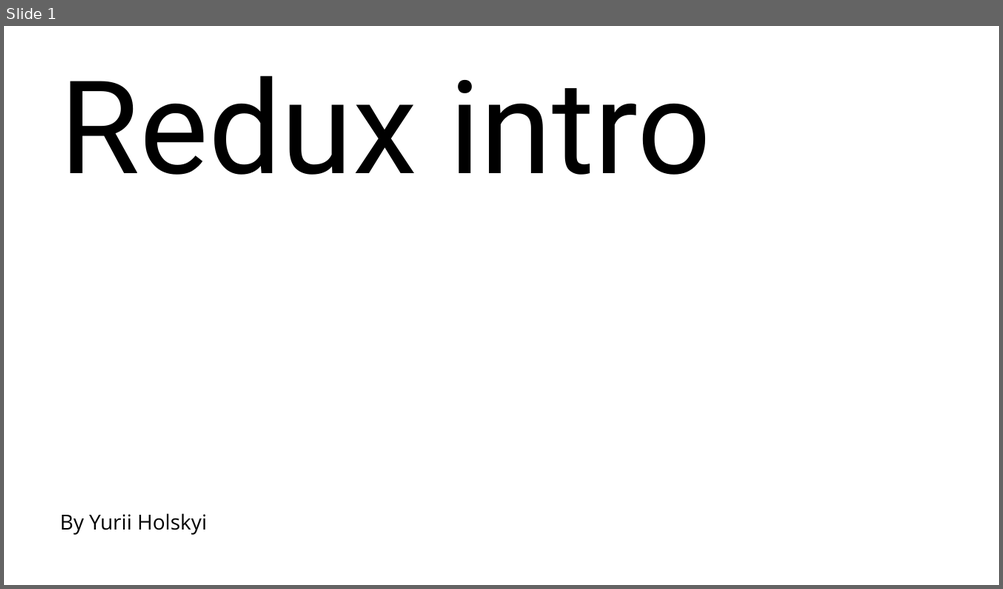
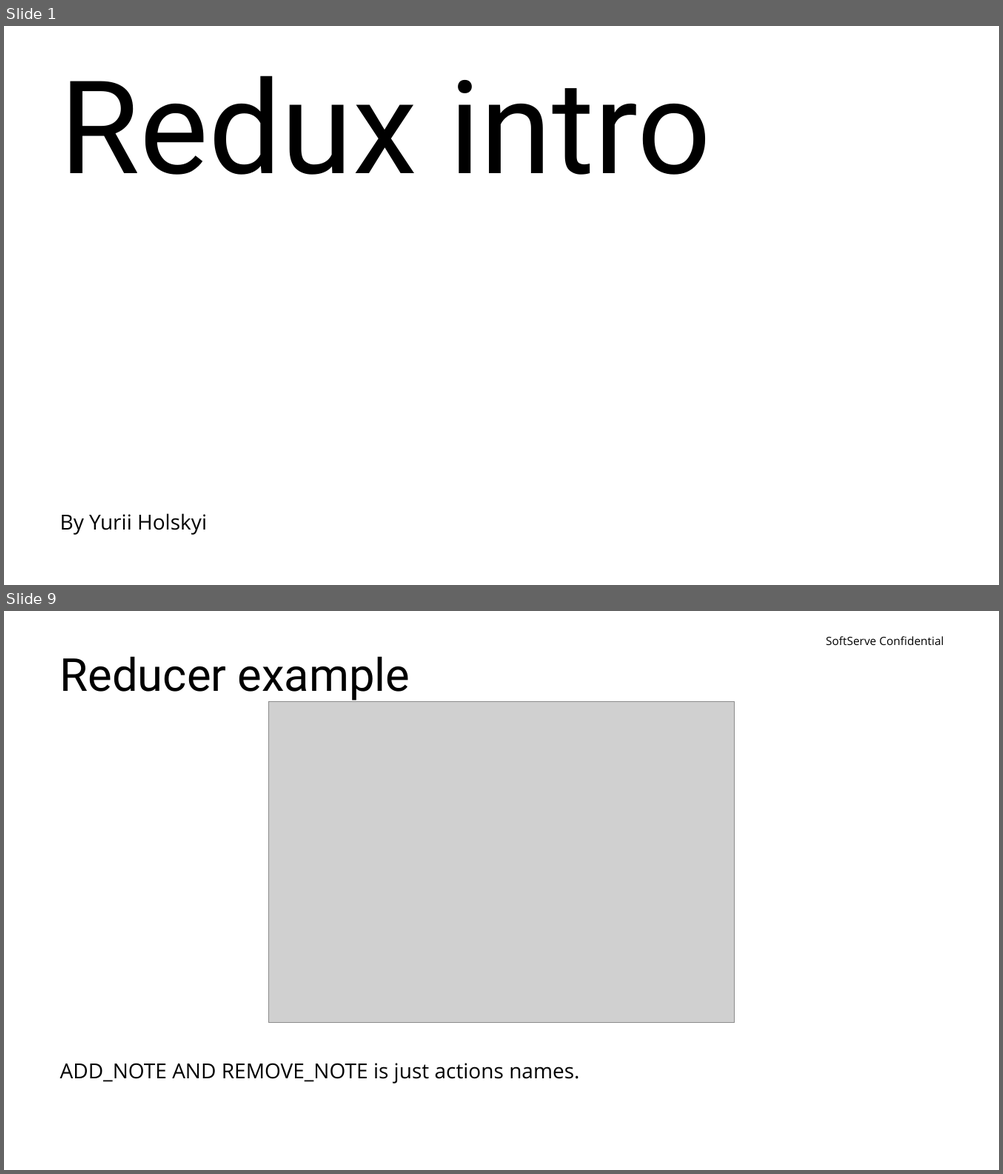
Before and after one commit to yuriiholskiy/Lv-469.node, a slide deck: perfomances/redux-intro(Yurii Holskyi).pptx. Shown one above the other, each under a label of ours: slide 1 before the commit, slides 1 and 9 after it; the slides between them are not shown. The pictures are 1003x589 and 1003x1174 pixels, drawn with LibreOffice and Linux fonts; fonts in the diff are those of the drawing; grey boxes stand for pictures; background and template pictures are left out. Boxes give left, top, right and bottom in pixels: in the first picture for what was removed or moved away, otherwise in the second. Text is boxed around its words. In the diff, an @@ line names an element or a change of style, - is before the commit and + after.

```diff
--- a/perfomances/redux-intro(Yurii Holskyi).pptx
+++ b/perfomances/redux-intro(Yurii Holskyi).pptx
@@ slide 9 added at [4, 611, 999, 1170], background #FFFFFF @@
@@ text added at [825, 636, 943, 645], 11 pt, text #000000 @@
+SoftServe Confidential
@@ title added at [60, 656, 410, 702], 44 pt, text #000000 @@
+Reducer example
@@ picture added at [269, 702, 734, 1023] @@
@@ text added at [60, 1063, 579, 1084], 20 pt, text #000000 @@
+ADD_NOTE AND REMOVE_NOTE is just actions names.
```
Also in this commit, not shown: 1 slide changed, 14 other slides added, 15 other files.
